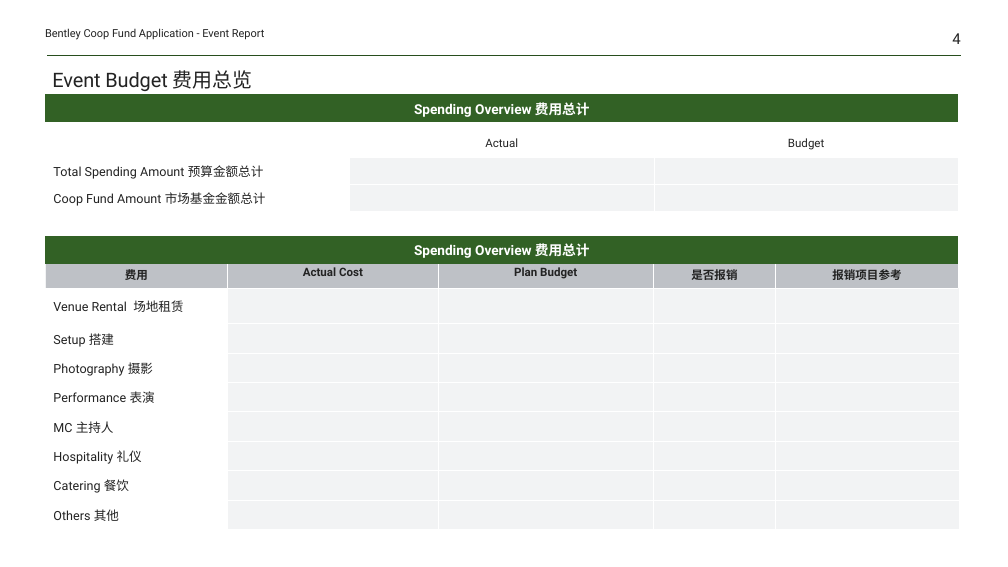
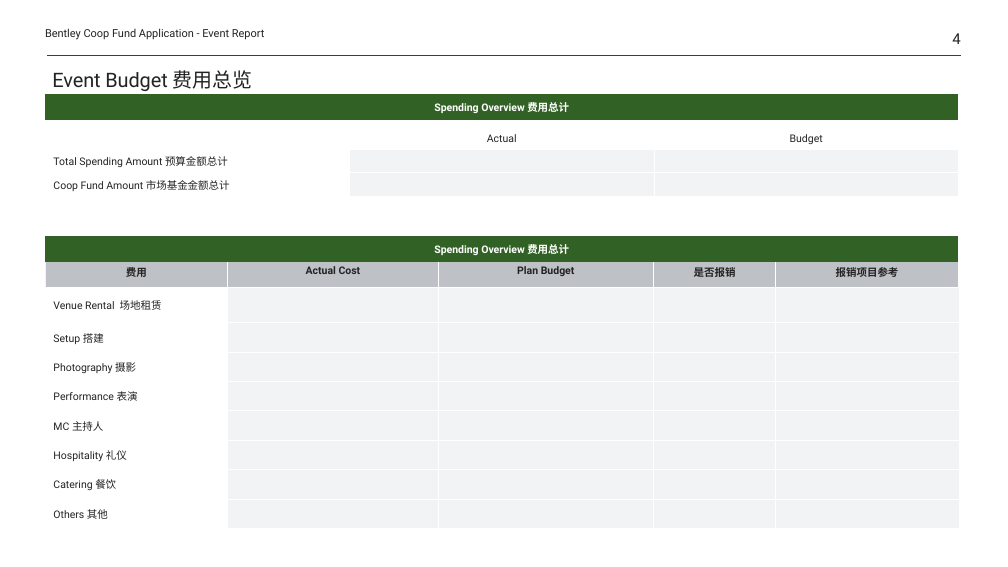
Before and after one commit to Yrtech-Tony/com.yrtech.Bentley.API.Upgrade, a slide deck: slide 4 of com.yrtech.bentleyAPI/com.yrtech.InventoryAPI/template/ReportOffLine.pptx. Drawn at 1008x567 pixels with LibreOffice and Linux fonts; fonts in the diff are those of the drawing. Boxes give left, top, right and bottom in pixels: in the first picture for what was removed or moved away, otherwise in the second. Text is boxed around its words. In the diff, an @@ line names an element or a change of style, - is before the commit and + after.

```diff
--- a/com.yrtech.bentleyAPI/com.yrtech.InventoryAPI/template/ReportOffLine.pptx
+++ b/com.yrtech.bentleyAPI/com.yrtech.InventoryAPI/template/ReportOffLine.pptx
@@ table at [45,95,959,120] @@
@@ size 13 to 10 pt @@
@@ table at [45,129,960,195] @@
@@ size 11 to 10 pt in "Actual", "Budget" @@
@@ size 12 to 10 pt in "Total Spending Amount 预算金额总计", "Coop Fund Amount 市场基金金额总计" @@
@@ table at [45,236,959,262] @@
@@ size 13 to 10 pt @@
@@ table at [45,261,960,529] @@
@@ size 11 to 10 pt in "费用", "Actual Cost", "Plan Budget", "是否报销" and 1 more places @@
@@ size 12 to 10 pt in "Venue Rental 场地租赁", "Setup 搭建", "Photography 摄影", "Performance 表演" and 4 more places @@
```
Also in this commit, not shown: 11 other slides changed, 5 other files.
